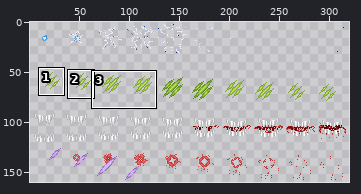
Sprite sheet: Resources/AwesomeGuns/Weapons/SPRITES/Hits.gif. The first picture is a wide view before the edit; the outline marks the close-up.
Close-up. As it was:
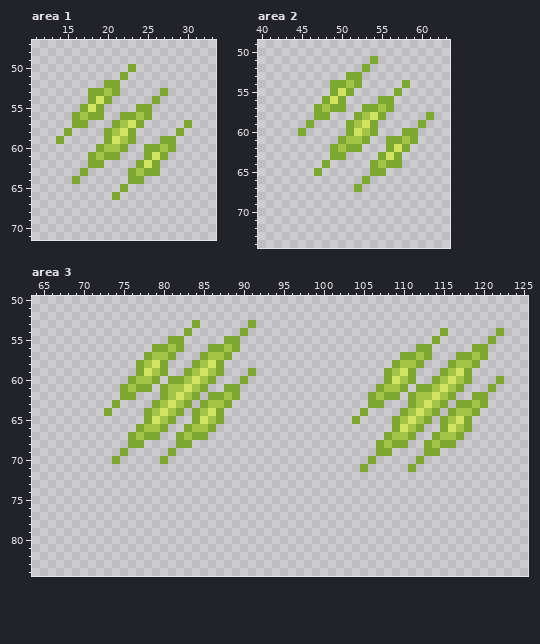
The file is 320x160 pixels. Shown: area 1: x 11..33, y 47..71; area 2: x 40..63, y 49..74; area 3: x 64..125, y 50..84. The wide view leaves out empty margins. The commit also changed other parts of the picture, which this record leaves out.
Now the later version:
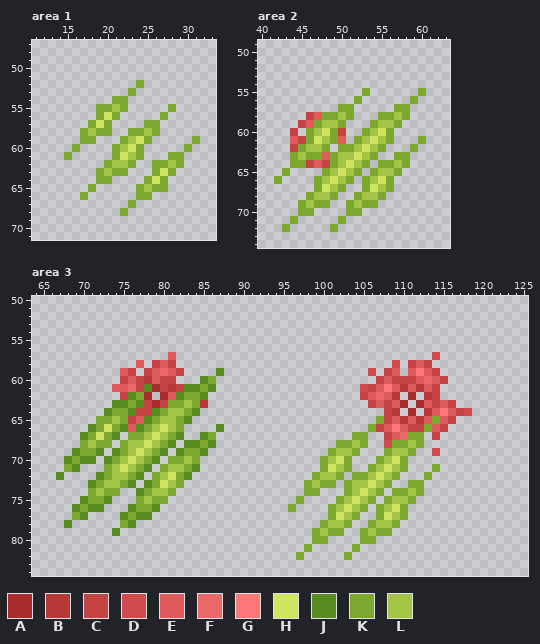
Palette (. is transparent): A #a82c2c  B #b83838  C #c44444  D #d04c4c  E #e05c5c  F #ec6868  G #fc7878  H #d0e460  J #588c20  K #7ca830  L #a4c448
Difference:
Changed rows in their new state; - is an unchanged pixel.
Area 1:
first column x 14:
50 ---------.--------
51 --------.---------
52 ------..--K-------
53 ----....-K---.----
54 ----...KK---.-----
55 ---..-KLK-..--K---
56 --...-HK....-K----
57 --..KHK....KK---.-
58 -.-KLK-..-KLK--.--
59 .--KK-..KLHK-..--K
60 --K--..KLHK....-K-
61 -K--...-HLK...KK--
62 ----..KLLK..-KLK--
63 ---.-KLKK...-HK---
64 --.--KK--..KHK----
65 ----K---.-KLKK----
66 ---K---.--KK------
67 ---------K--------
68 --------K---------
Area 2:
first column x 42:
51 ------------.-------
52 -----------.--------
53 ---------..---------
54 -------....-----.---
55 -------...-K---.--K-
56 ------...-K--..--K--
57 -----...-K-....KK---
58 ----CE-KLK...-KLK--.
59 ---CEKLLK...-LLK--.-
60 --C.KLHKC..KLHK-..--
61 --ECKHLKE.KLHL-...K-
62 --CKLLK.K-LHLK...K--
63 --KLKKE-LLHLK..-K---
64 --KKCECKLHLK.K-LK---
65 -K---.KLHLK--LLK----
66 K----KLHLK--LHK-----
67 -----KHLK-.KHLK-----
68 ----KLLK--KLLK------
69 ---KLKK--KLKK-------
70 ---KK----KK---------
71 --K-----K-----------
72 -K-----K------------
Area 3:
first column x 67:
53 -----------------.------.-------------------------------
54 ----------------.------.------------------------.------.
55 --------------..-----..------------------------.------.-
56 ------------....---....----------------------..-----..--
57 -----------...E---....---------------------....D--....--
58 ----------E.CEC--....---------------------D.CEC--....---
59 --------EC.CEFEC....J---.--------------D-CE.EGEC....----
60 --------CECBECC...J----.----------------CECCCEFEC...---.
61 -------EEFCJACBCJJ-J-..---------------DCEGEBEBEC...---.-
62 --------CJKA-AEJK-J....---------------CEFEB-A.BC..--..--
63 -------JJKJCACKKLKB...-----------------CECEA.AECEC....--
64 ------JKKJCCJK-LKJ...-----------------.--CB.A.BEGECD.---
65 -----KKLKCEJK-LKJ....----------------.--KCEBEBEKEC..----
66 ----JKHKJEJK-HLK....J------------------KCEGECCKEC...----
67 ---JKHKJ--KLHLKJ..JK-----------------KK--CEF-K-C...-----
68 ---KLKK-KLLHLKJ.JJKJ---------------KKLK-.D--LK....------
69 --JKKJ-J-LHLKJ.JKKJ---------------KLLK--.-LLK-.D--------
70 -JKJJ-J-LHLKJ.KKLK---------------KLHK--.KLHK-.----------
71 -KJ---KLHLKJ-KLLKJ---------------KHLK-.KLHLK.--K--------
72 J----JKLLKJ-KLHKJ---------------KLLK-KKLHLK---K---------
73 ----JKLLKJ-JKHLK---------------KLKK-KLLHLK--KK----------
74 ----KLKK--JKLLK----------------KK---KLHLK-KKLK----------
75 ---JKKJ---KLKK----------------K----KLHLK-KLLK-----------
76 --JKJJ---JKKJ----------------K----KLHLK-KLHK------------
77 --KJ----JKJJ----------------------KHLK--KHLK------------
78 -J------KJ-----------------------KLLK--KLLK-------------
79 -------J------------------------KLKK--KLKK--------------
80 --------------------------------KK----KK----------------
81 -------------------------------K-----K------------------
82 ------------------------------K-----K-------------------
